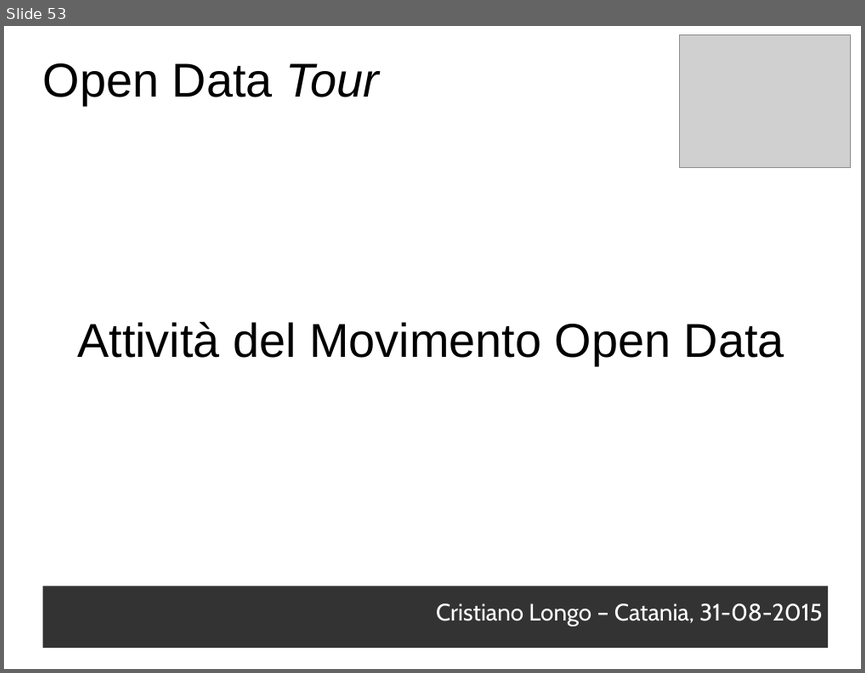
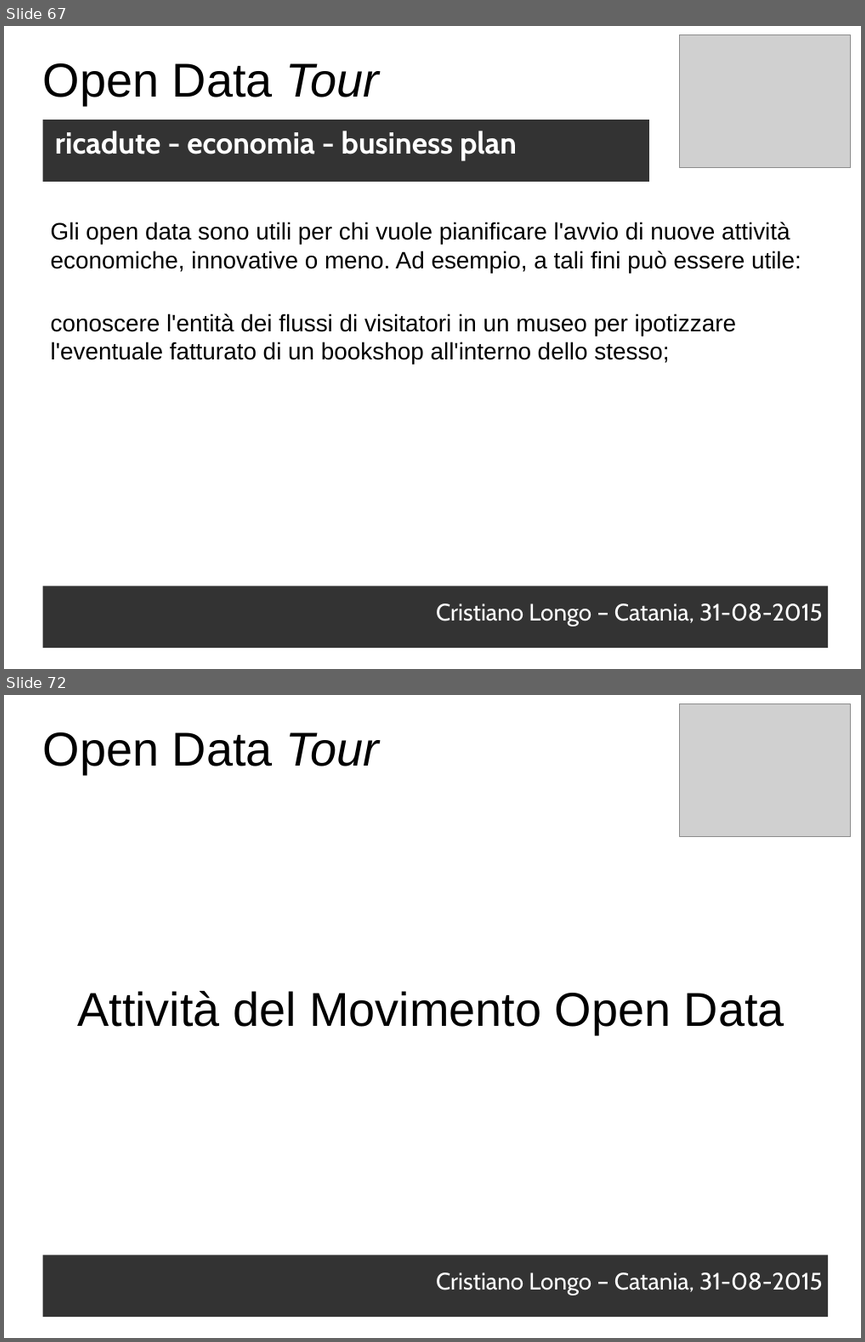
Before and after one commit to opendatahacklab/opendatatour, a slide deck: slides/31082015.odp. Shown one above the other, each under a label of ours: slide 53 before the commit, slides 67 and 72 after it; the slides between them are not shown. The pictures are 865x673 and 865x1342 pixels, drawn with LibreOffice and Linux fonts; fonts in the diff are those of the drawing; grey boxes stand for pictures. Boxes give left, top, right and bottom in pixels: in the first picture for what was removed or moved away, otherwise in the second. Text is boxed around its words. In the diff, an @@ line names an element or a change of style, - is before the commit and + after.

Commit message:
odt cope: ricadute

```diff
--- a/slides/31082015.odp
+++ b/slides/31082015.odp
@@ slide 67 added at (x1=4, y1=26, x2=861, y2=669), background #FFFFFF @@
@@ picture added at (x1=680, y1=35, x2=851, y2=167) @@
@@ text added at (x1=43, y1=63, x2=380, y2=105), 44 pt, text #000000 @@
+Open Data Tour
@@ text added at (x1=43, y1=120, x2=649, y2=182), fill #333333, 28 pt, text #FFFFFF, bold @@
+ricadute - economia - business plan
@@ text added at (x1=51, y1=222, x2=801, y2=272), 22 pt, text #000000 @@
+Gli open data sono utili per chi vuole pianificare l'avvio di nuove attività economiche, innovative o meno. Ad esempio, a tali fini può essere utile:
@@ text added at (x1=51, y1=313, x2=736, y2=364), 22 pt, text #000000 @@
+conoscere l'entità dei flussi di visitatori in un museo per ipotizzare l'eventuale fatturato di un bookshop all'interno dello stesso;
@@ text added at (x1=43, y1=586, x2=828, y2=647), fill #333333, 22 pt, text #FFFFFF @@
+Cristiano Longo – Catania, 31-08-2015
@@ what was slide 53 is now slide 72 @@
```
Also in this commit, not shown: 18 other slides added.
